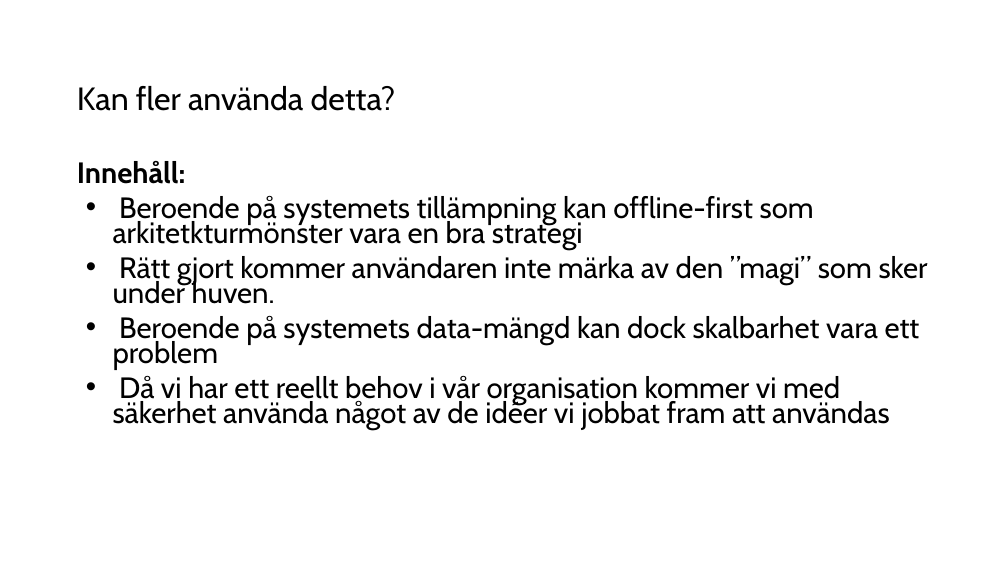
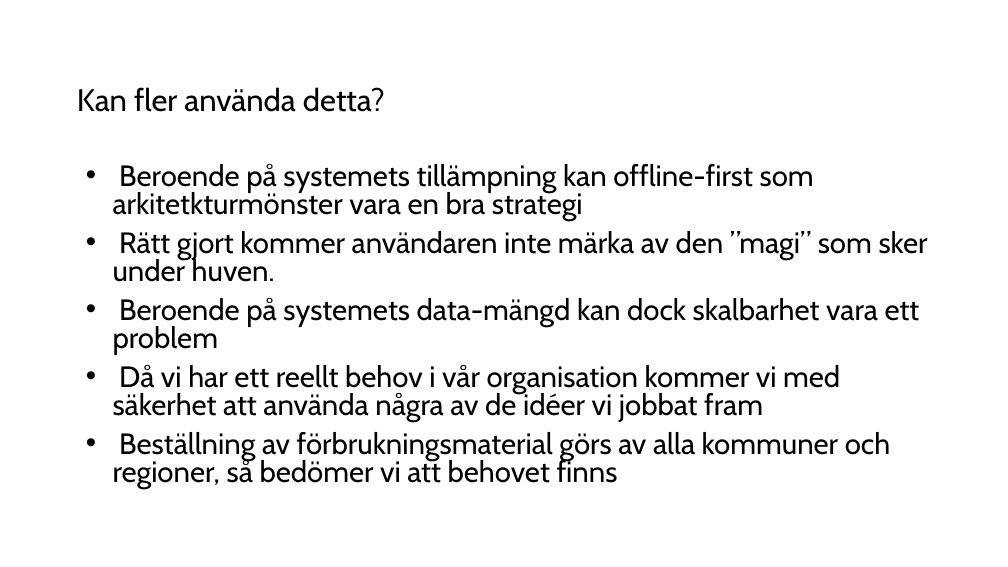
Before and after one commit to arizon-dread/region-orebro-lan, a slide deck: slide 6 of doc/Presentation KLIRR Hack Region Örebro län.odp. Drawn at 1008x567 pixels with LibreOffice and Linux fonts; fonts in the diff are those of the drawing. Boxes give left, top, right and bottom in pixels: in the first picture for what was removed or moved away, otherwise in the second. Text is boxed around its words. In the diff, an @@ line names an element or a change of style, - is before the commit and + after.

```diff
--- a/doc/Presentation KLIRR Hack Region Örebro län.odp
+++ b/doc/Presentation KLIRR Hack Region Örebro län.odp
@@ title "Kan fler använda detta?" at (77, 87, 385, 112): size 30.6 to 29.6 pt; line spacing 0.7 to 0.8 @@
@@ text at (77, 161, 186, 184): paragraph removed @@
-Innehåll:
@@ text at (113, 164, 928, 355): line spacing 0.7 to 0.8 @@
@@ text at (113, 365, 890, 489): text changed @@
-• Då vi har ett reellt behov i vår organisation kommer vi med säkerhet använda något av de idéer vi jobbat fram att användas
+• Då vi har ett reellt behov i vår organisation kommer vi med säkerhet att använda några av de idéer vi jobbat fram
+• Beställning av förbrukningsmaterial görs av alla kommuner och regioner, så bedömer vi att behovet finns
```
Also in this commit, not shown: 4 other slides changed, 1 slide added.
